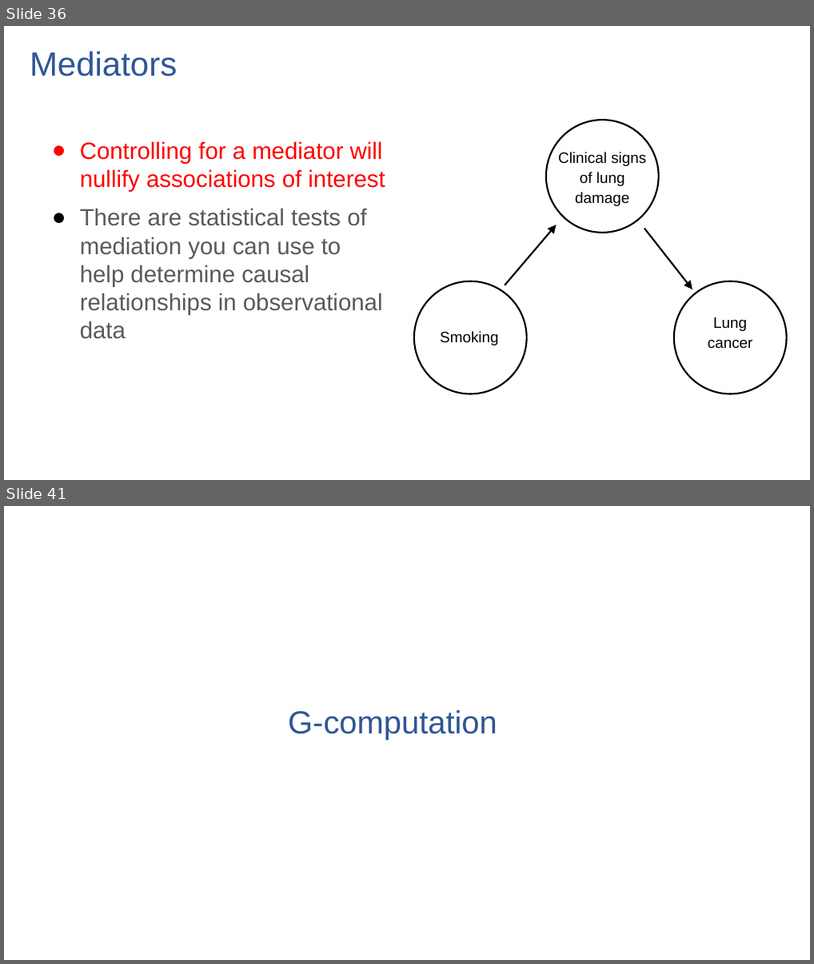
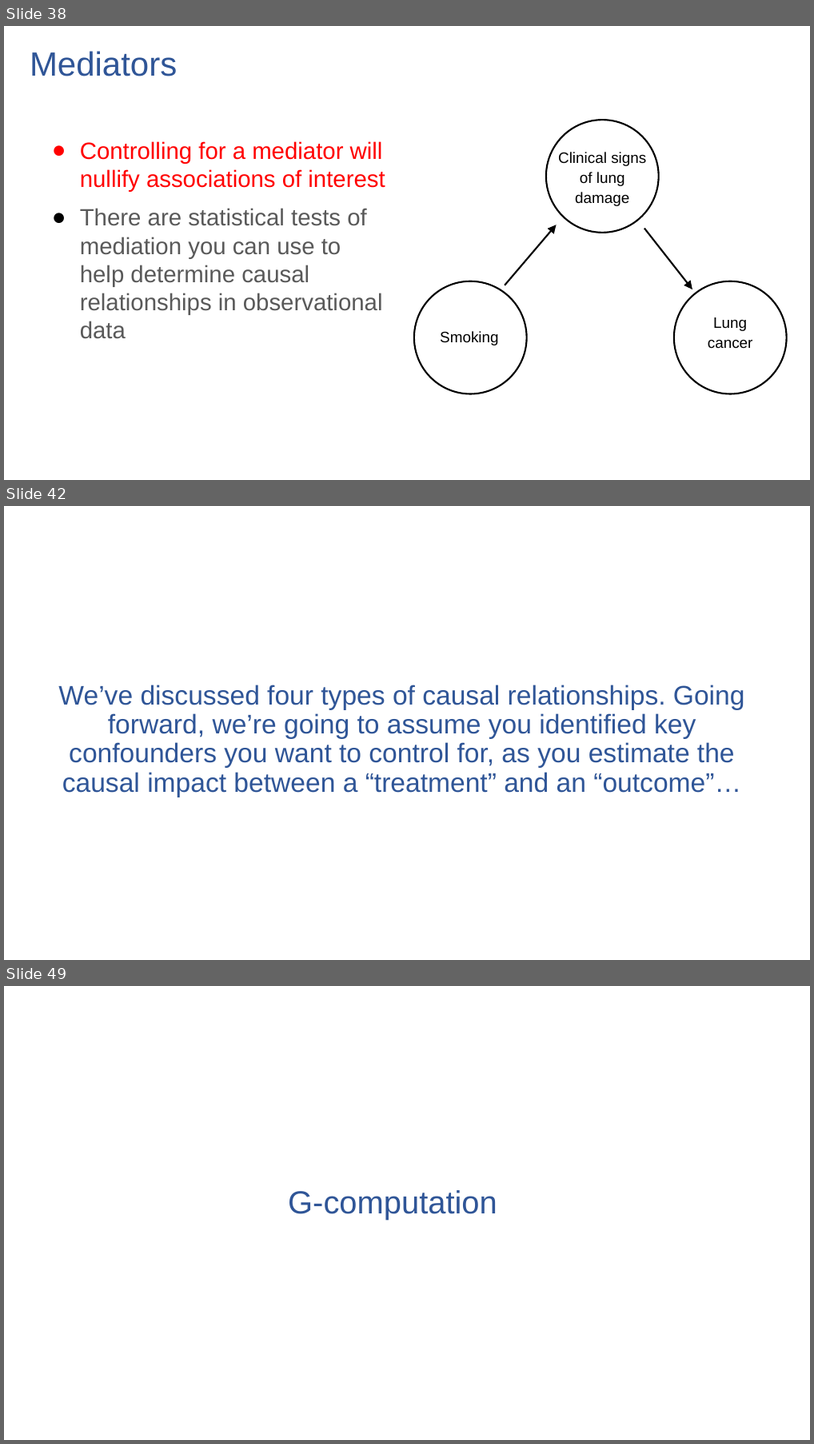
Before and after one commit to ronikobrosly/pydata_nyc_2022, a slide deck: slides/tutorial_slides.pptx. Shown one above the other, each under a label of ours: slides 36 and 41 before the commit, slides 38, 42 and 49 after it; the slides between them are not shown. The pictures are 814x964 and 814x1444 pixels, drawn with LibreOffice and Linux fonts; fonts in the diff are those of the drawing. Boxes give left, top, right and bottom in pixels: in the first picture for what was removed or moved away, otherwise in the second. Text is boxed around its words. In the diff, an @@ line names an element or a change of style, - is before the commit and + after.

```diff
--- a/slides/tutorial_slides.pptx
+++ b/slides/tutorial_slides.pptx
@@ slide 42 added at (4, 506, 810, 960), background #FFFFFF @@
@@ title added at (58, 684, 746, 797), 32 pt, text #2F5597 @@
+We’ve discussed four types of causal relationships. Going forward, we’re going to assume you identified key confounders you want to control for, as you estimate the causal impact between a “treatment” and an “outcome”…
@@ what was slide 36 is now slide 38 @@
@@ what was slide 41 is now slide 49 @@
```
Also in this commit, not shown: 4 slides changed, 12 other slides added, 4 slides removed, 6 other files.
